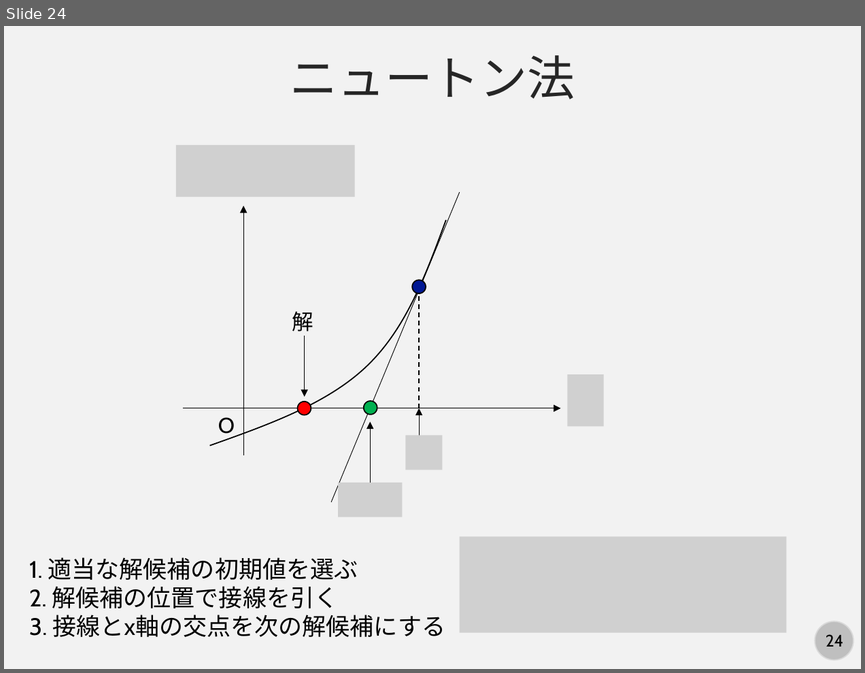
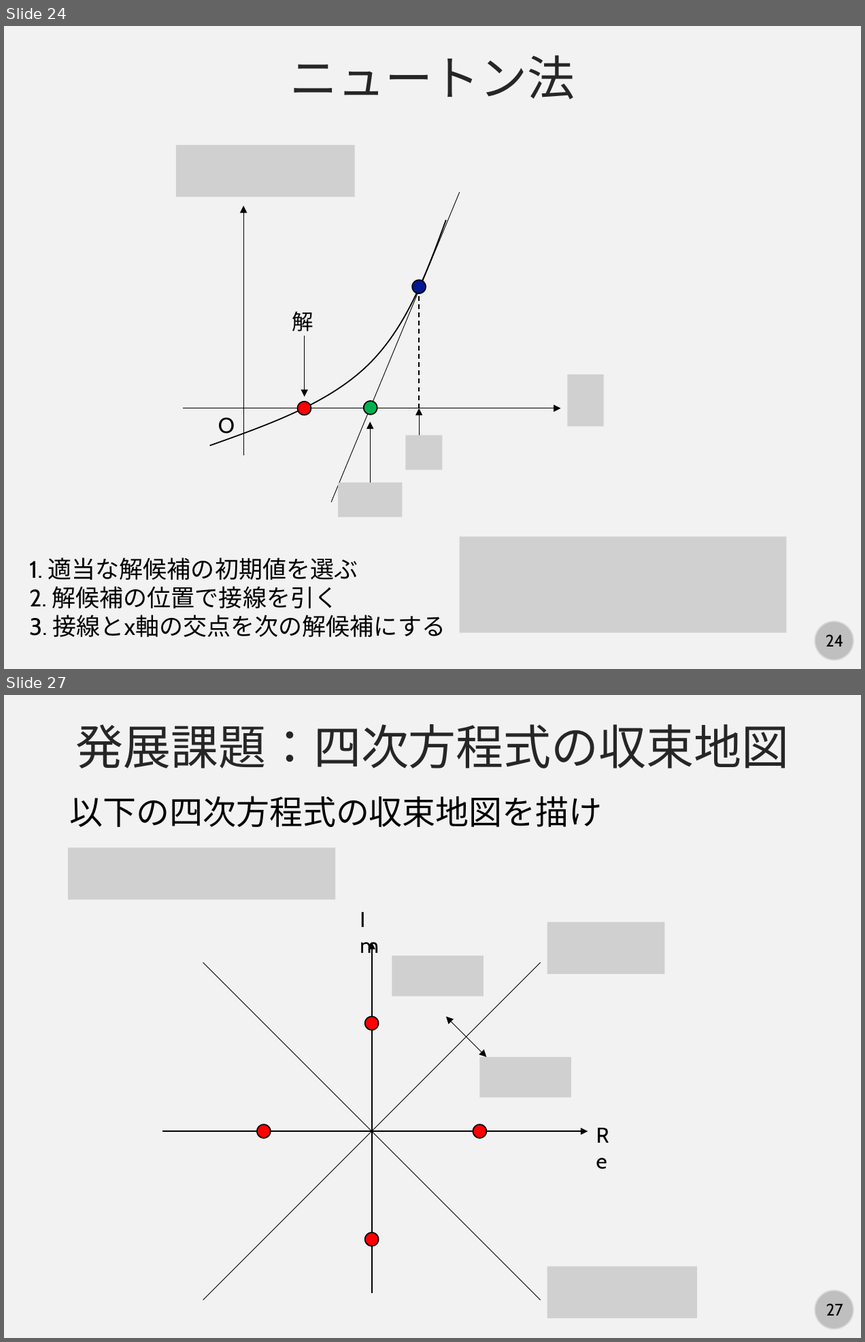
Before and after one commit to kaityo256/python_zero, a slide deck: basic/fig/slide.pptx. Shown one above the other, each under a label of ours: slide 24 before the commit, slides 24 and 27 after it; the slides between them are not shown. The pictures are 865x673 and 865x1342 pixels, drawn with LibreOffice and Linux fonts; fonts in the diff are those of the drawing; grey boxes stand for pictures. Boxes give left, top, right and bottom in pixels: in the first picture for what was removed or moved away, otherwise in the second. Text is boxed around its words. In the diff, an @@ line names an element or a change of style, - is before the commit and + after.

Commit message:
課題修正

```diff
--- a/basic/fig/slide.pptx
+++ b/basic/fig/slide.pptx
@@ slide 27 added at [4, 695, 861, 1338], background #F2F2F2; not listed: 2 template elements that a slide beside it also shows @@
@@ text added at [76, 724, 789, 768], 40 pt, text #262626 @@
+発展課題：四次方程式の収束地図
@@ text added at [70, 796, 602, 827], 28 pt, text #000000 @@
+以下の四次方程式の収束地図を描け
@@ picture added at [68, 847, 336, 900] @@
@@ text added at [352, 902, 392, 936], 18 pt, text #000000 @@
+Im
@@ picture added at [547, 922, 664, 974] @@
@@ arrow added from (372, 1293) to (372, 942), #000000 1 pt @@
@@ picture added at [392, 955, 484, 996] @@
@@ line added from (541, 962) to (203, 1300), #000000 0.5 pt @@
@@ line added from (203, 962) to (541, 1300), #000000 0.5 pt @@
@@ ellipse added at [364, 1016, 379, 1030], fill #FF0000, outline #000000 1 pt @@
@@ arrow added from (466, 1037) to (446, 1016), #000000 0.5 pt @@
@@ arrow added from (466, 1037) to (486, 1057), #000000 0.5 pt @@
@@ picture added at [479, 1057, 571, 1097] @@
@@ text added at [587, 1117, 627, 1152], 18 pt, text #000000 @@
+Re
@@ arrow added from (162, 1131) to (587, 1131), #000000 1 pt @@
@@ ellipse added at [257, 1124, 271, 1138], fill #FF0000, outline #000000 1 pt @@
@@ ellipse added at [473, 1124, 486, 1138], fill #FF0000, outline #000000 1 pt @@
@@ ellipse added at [364, 1232, 379, 1246], fill #FF0000, outline #000000 1 pt @@
@@ picture added at [547, 1266, 697, 1318] @@
```
Also in this commit, not shown: 2 slides changed, 1 other slide added, 3 other files.
